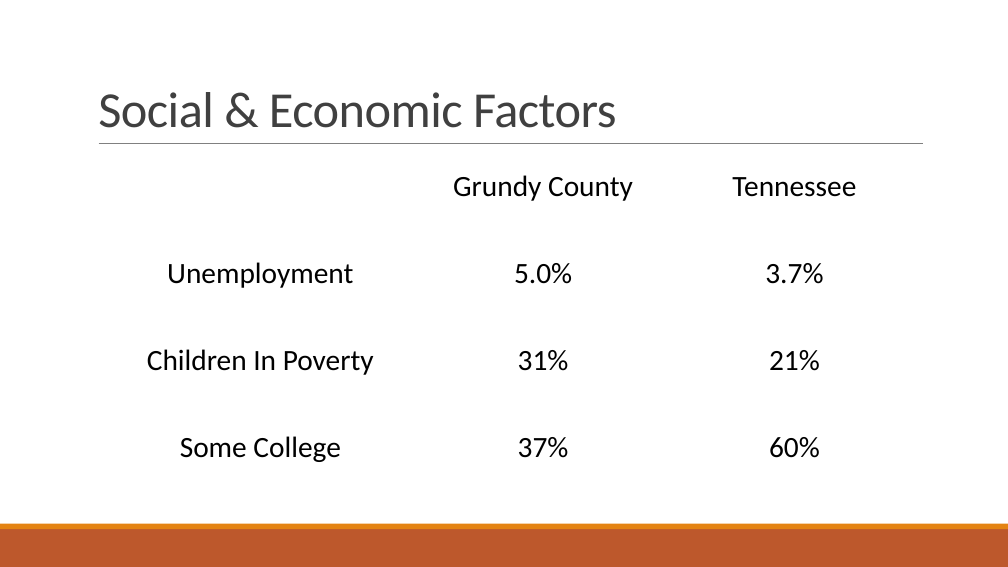
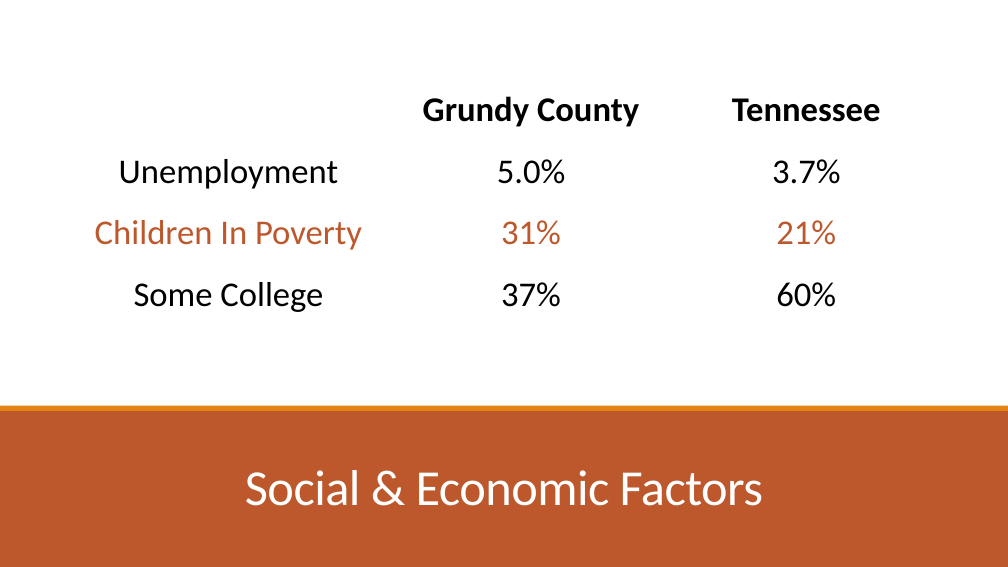
Before and after one commit to bryanclanton/TennCare-Enrollment-Analysis, a slide deck: slide 15 of Impacts to TennCare.pptx (slide 14 before the commit). Drawn at 1008x567 pixels with LibreOffice and Linux fonts; fonts in the diff are those of the drawing. Boxes give left, top, right and bottom in pixels: in the first picture for what was removed or moved away, otherwise in the second. Text is boxed around its words. In the diff, an @@ line names an element or a change of style, - is before the commit and + after.

```diff
--- a/Impacts to TennCare.pptx
+++ b/Impacts to TennCare.pptx
@@ rectangle added at [0, 0, 1008, 567], fill #FFFFFF @@
@@ table at [51, 60, 956, 316] @@
@@ size 28 to 33 pt @@
@@ bold on in "Grundy County", "Tennessee" @@
@@ text colour #000000 to #BD582C in "Children In Poverty", "31%", "21%" @@
@@ borders changed @@
@@ table: place and size @@
-table at [101, 118, 923, 466]
+table at [51, 60, 956, 316]
@@ line removed from (99, 144) to (923, 144) @@
@@ rectangle added at [0, 410, 1008, 567], fill #BD582C @@
@@ rectangle added at [0, 406, 1008, 411], fill #E48312 @@
@@ title "Social & Economic Factors": place and size @@
-title "Social & Economic Factors" at [98, 92, 616, 128]
+title "Social & Economic Factors" at [245, 470, 763, 506]
@@ title "Social & Economic Factors" at [245, 470, 763, 506]: text colour #404040 to #FFFFFF; alignment left to centre @@
```
Also in this commit, not shown: 11 other slides changed, 3 slides added, 1 slide removed, 1 other file.
